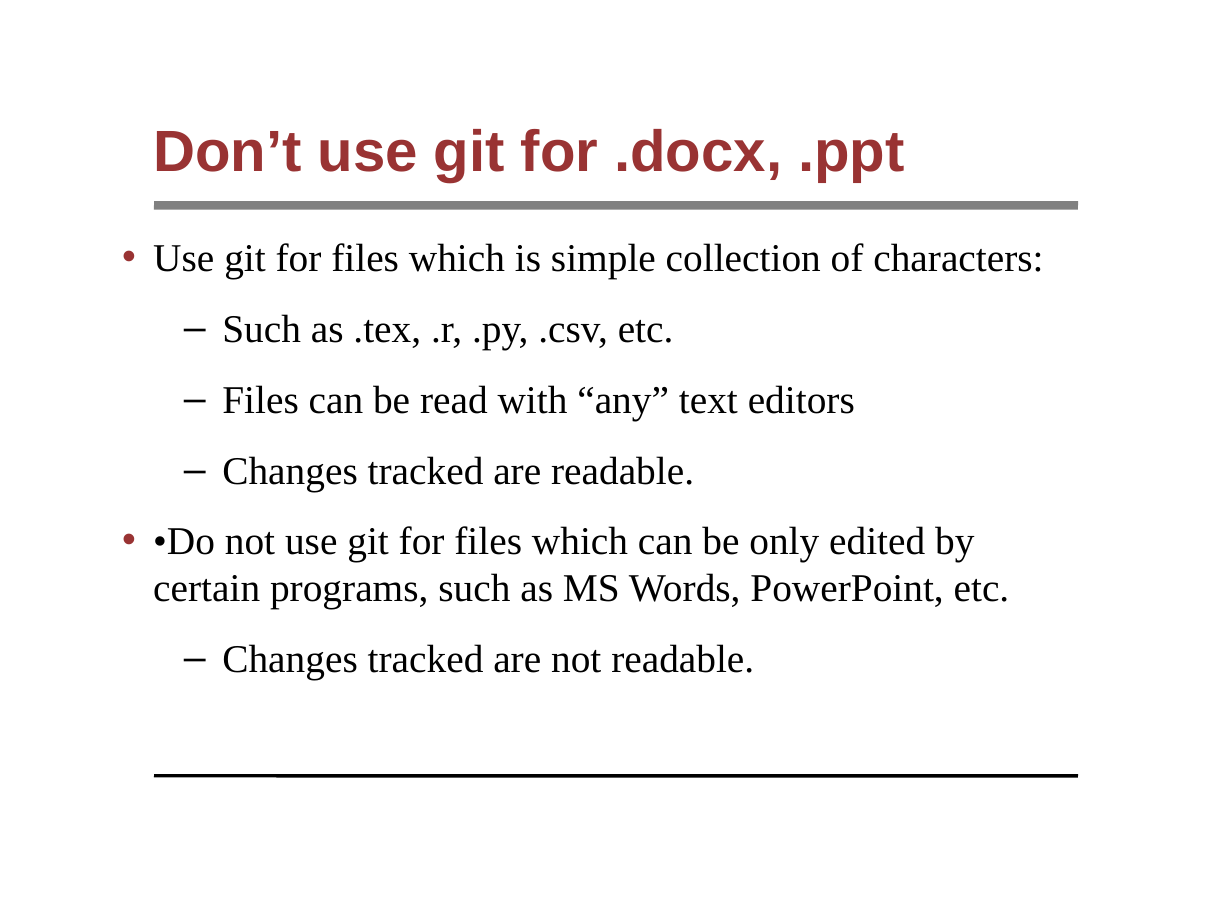
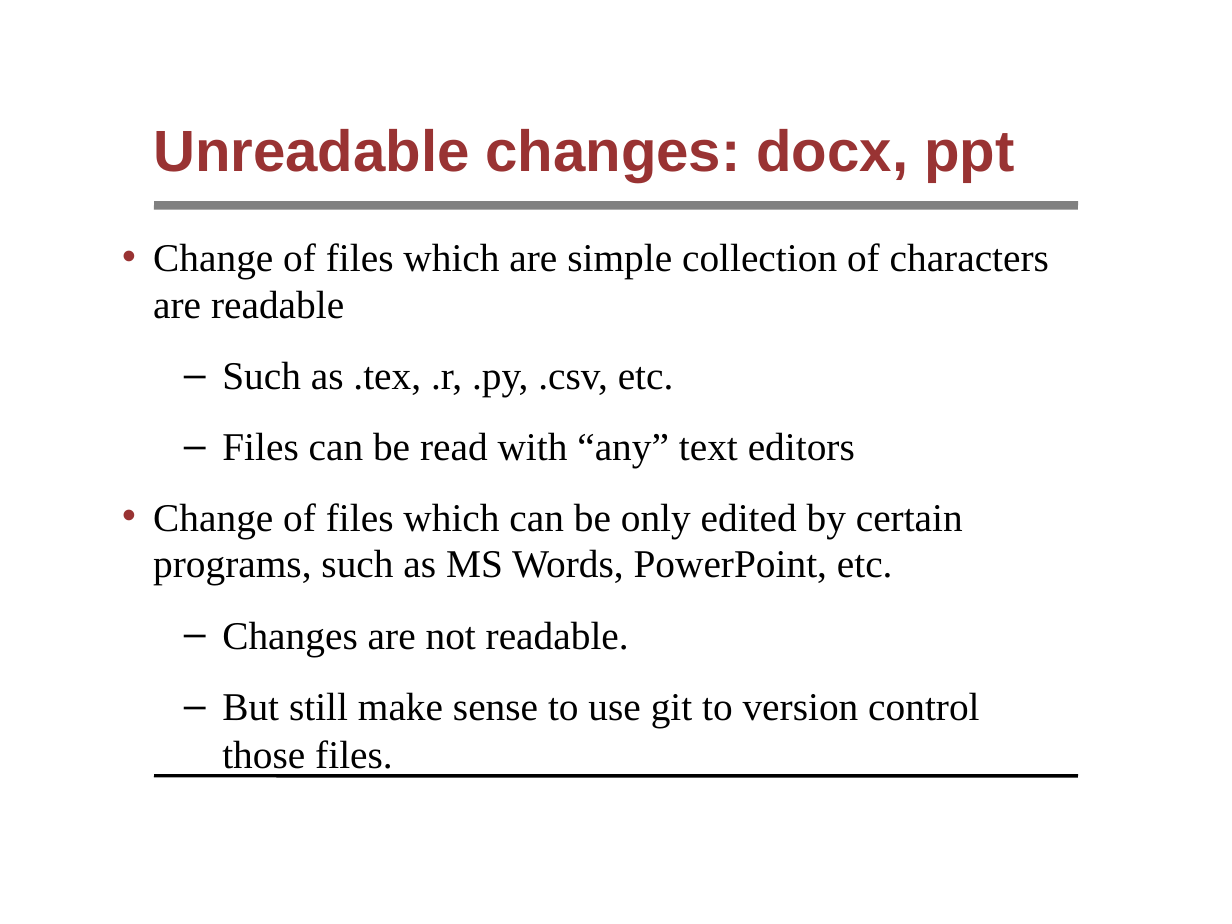
Before and after one commit to syyunn/pml-git, a slide deck: slide 4 of file-changes/main.ppt. Drawn at 1232x924 pixels with LibreOffice and Linux fonts; fonts in the diff are those of the drawing; background and template pictures are left out. Boxes give left, top, right and bottom in pixels: in the first picture for what was removed or moved away, otherwise in the second. Text is boxed around its words. In the diff, an @@ line names an element or a change of style, - is before the commit and + after.

```diff
--- a/file-changes/main.ppt
+++ b/file-changes/main.ppt
@@ title at [153, 129, 1014, 182]: text changed @@
-Don’t use git for .docx, .ppt
+Unreadable changes: docx, ppt
@@ text at [153, 243, 1049, 319]: text changed @@
-• Use git for files which is simple collection of characters:
+• Change of files which are simple collection of characters are readable
@@ text at [153, 503, 979, 777]: text changed @@
-  – Changes tracked are readable.
-• •Do not use git for files which can be only edited by certain programs, such as MS Words, PowerPoint, etc.
-  – Changes tracked are not readable.
+• Change of files which can be only edited by certain programs, such as MS Words, PowerPoint, etc.
+  – Changes are not readable.
+  – But still make sense to use git to version control those files.
```
